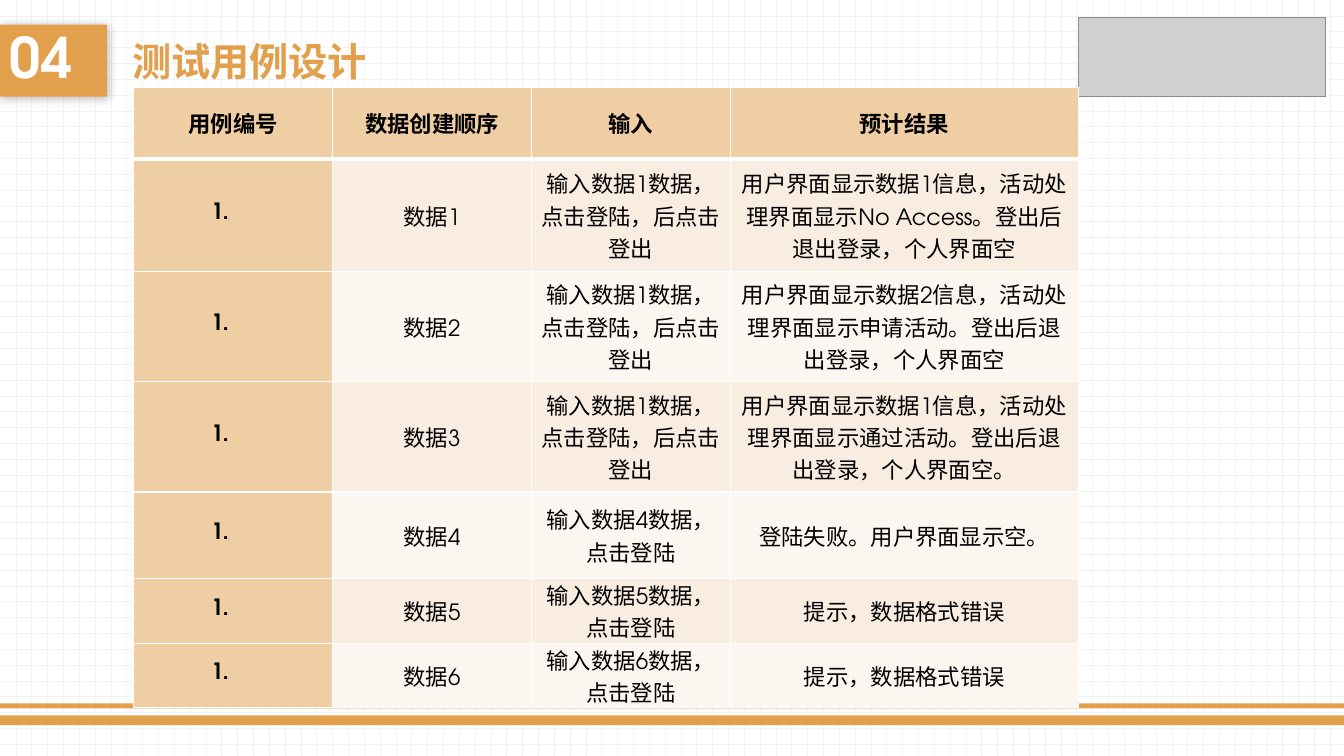
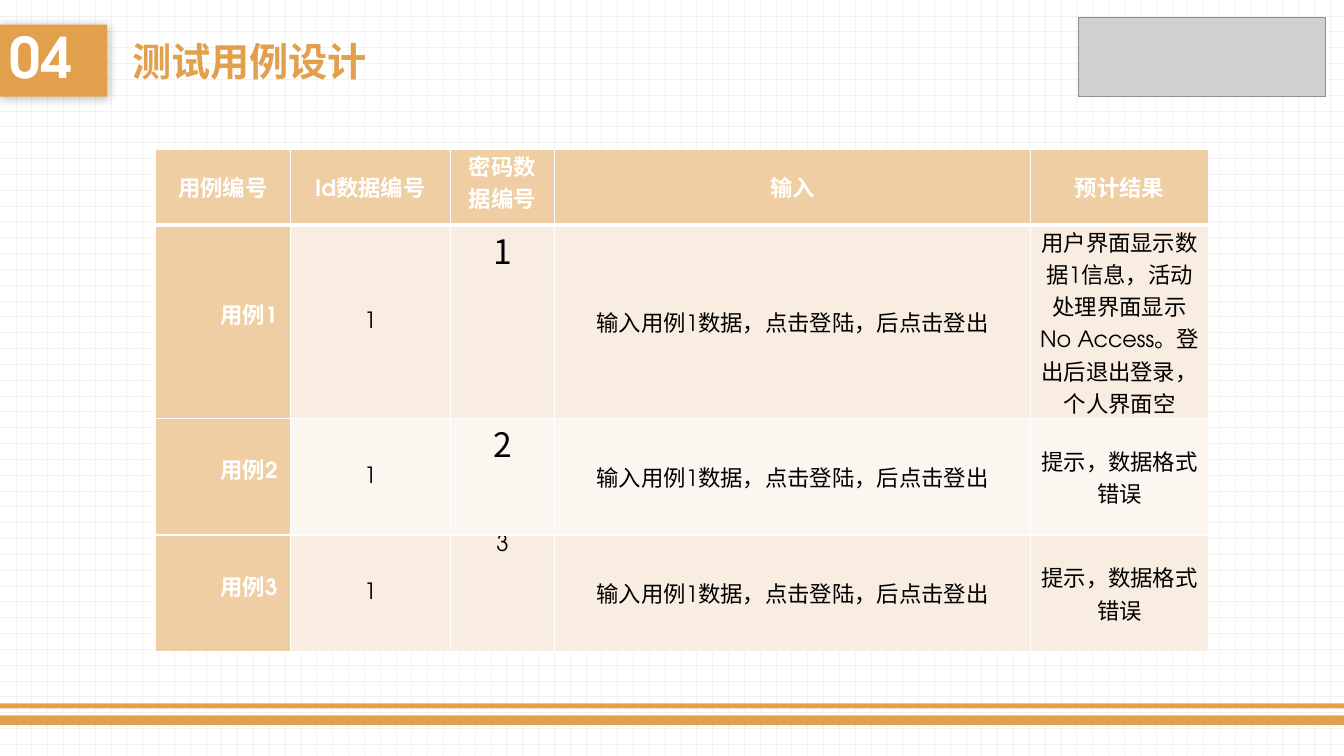
Before and after one commit to liuk5546/campaigo, a slide deck: slide 24 of doc/实现阶段/SE-2017秋-G10-实现阶段PPT最新.pptx (slide 21 before the commit). Drawn at 1344x756 pixels with LibreOffice and Linux fonts; fonts in the diff are those of the drawing; grey boxes stand for pictures. Boxes give left, top, right and bottom in pixels: in the first picture for what was removed or moved away, otherwise in the second. Text is boxed around its words. In the diff, an @@ line names an element or a change of style, - is before the commit and + after.

```diff
--- a/doc/实现阶段/SE-2017秋-G10-实现阶段PPT最新.pptx
+++ b/doc/实现阶段/SE-2017秋-G10-实现阶段PPT最新.pptx
@@ table at [155, 149, 1209, 643] @@
-用例编号 | 数据创建顺序 | 输入 | 预计结果
- | 数据1 | 输入数据1数据，点击登陆，后点击登出 | 用户界面显示数据1信息，活动处理界面显示No Access。登出后退出登录，个人界面空
- | 数据2 | 输入数据1数据，点击登陆，后点击登出 | 用户界面显示数据2信息，活动处理界面显示申请活动。登出后退出登录，个人界面空
- | 数据3 | 输入数据1数据，点击登陆，后点击登出 | 用户界面显示数据1信息，活动处理界面显示通过活动。登出后退出登录，个人界面空。
- | 数据4 | 输入数据4数据，点击登陆 | 登陆失败。用户界面显示空。
- | 数据5 | 输入数据5数据，点击登陆 | 提示，数据格式错误
- | 数据6 | 输入数据6数据，点击登陆 | 提示，数据格式错误
+用例编号 | Id数据编号 | 密码数据编号 | 输入 | 预计结果
+用例1 | 1 | 1 | 输入用例1数据，点击登陆，后点击登出 | 用户界面显示数据1信息，活动处理界面显示No Access。登出后退出登录，个人界面空
+用例2 | 1 | 2 | 输入用例1数据，点击登陆，后点击登出 | 提示，数据格式错误
+用例3 | 1 | 3 | 输入用例1数据，点击登陆，后点击登出 | 提示，数据格式错误
@@ table: place and size @@
-table at [134, 88, 1079, 707]
+table at [155, 149, 1209, 643]
```
Also in this commit, not shown: 5 other slides changed, 4 slides added, 5 other files.
